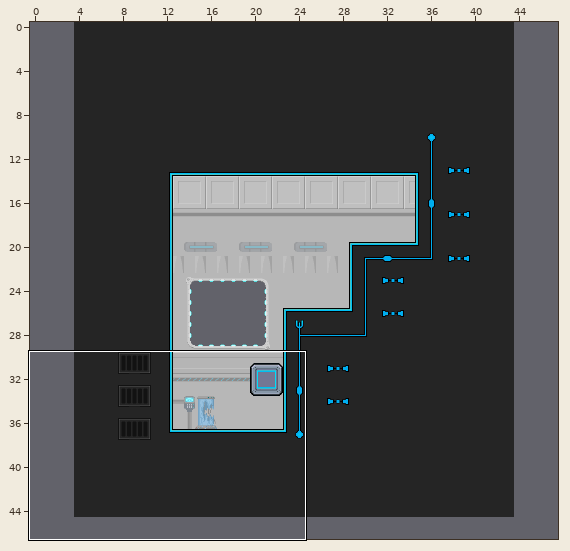
Level history. Tiled map: map-src/NoobParadise_4.tmx. Above: a wide view before the commit, with the close-up outlined.
Close-up. Before:
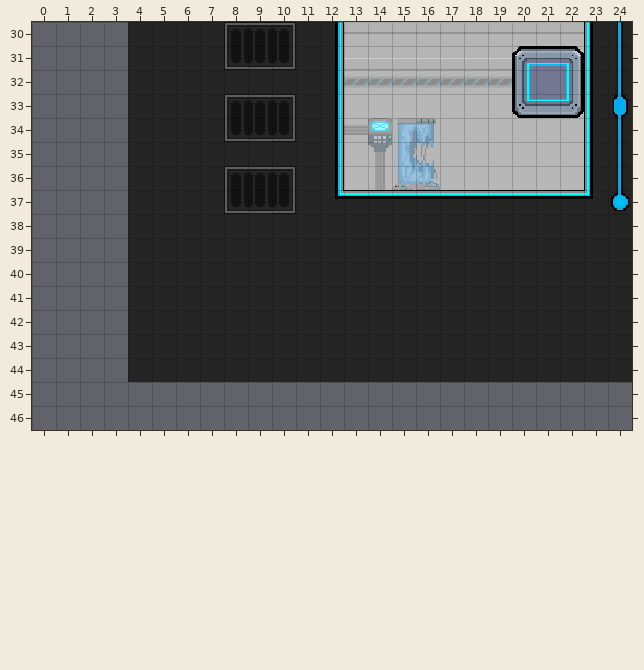
Cells are 16x16 px. Shown: x 0..24, y 30..46. The commit also changed other parts of the map, which this record leaves out. The old version is drawn lined up with the new one.
After the commit:
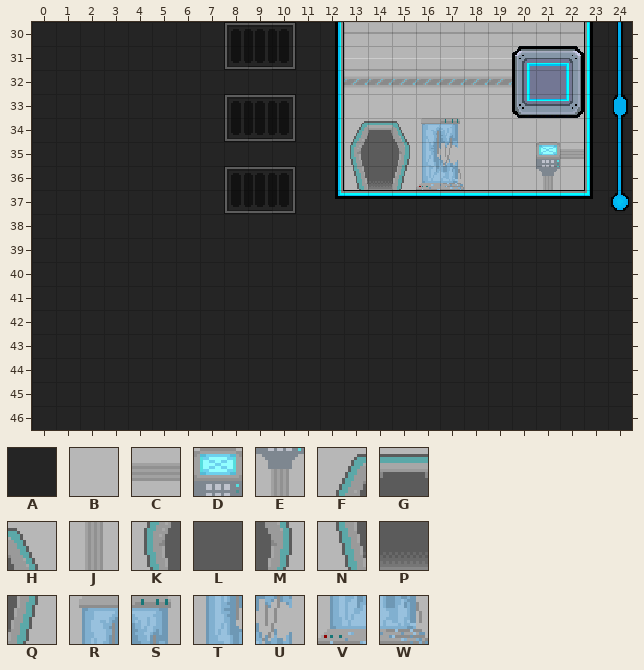
Key: from "main": A 26, B 230, C 276, D 277, E 302, F 320, G 321, H 322, J 327, K 345, L 346, M 347, N 370, P 371, Q 372, R 392, S 393, T 417, U 418, V 442, W 443.
_ is an empty cell.
The edit:
map size 40x45 -> 48x47 cells (old content now starts at 4,0; both pictures use the new coordinates)
Layer "Tile Layer 1":
y 30..33: x 0..3 ____ -> AAAA
y 34: x 0..3 ____ -> AAAA; x 13..17 CDRSB -> FGHRS
y 35: x 0..3 ____ -> AAAA; x 13..17 BETUB -> KLMTU; x 21..22 BB -> DC
y 36: x 0..3 ____ -> AAAA; x 13..17 BJVWB -> NPQVW; x 21 B -> E
y 37..44: x 0..3 ____ -> AAAA
y 45..46: x 0..24 _________________________ -> AAAAAAAAAAAAAAAAAAAAAAAAA
Boxes around the changes in both close-ups, in picture pixels (x1, y1, x2, y2):
changed: (32, 22, 632, 430)
